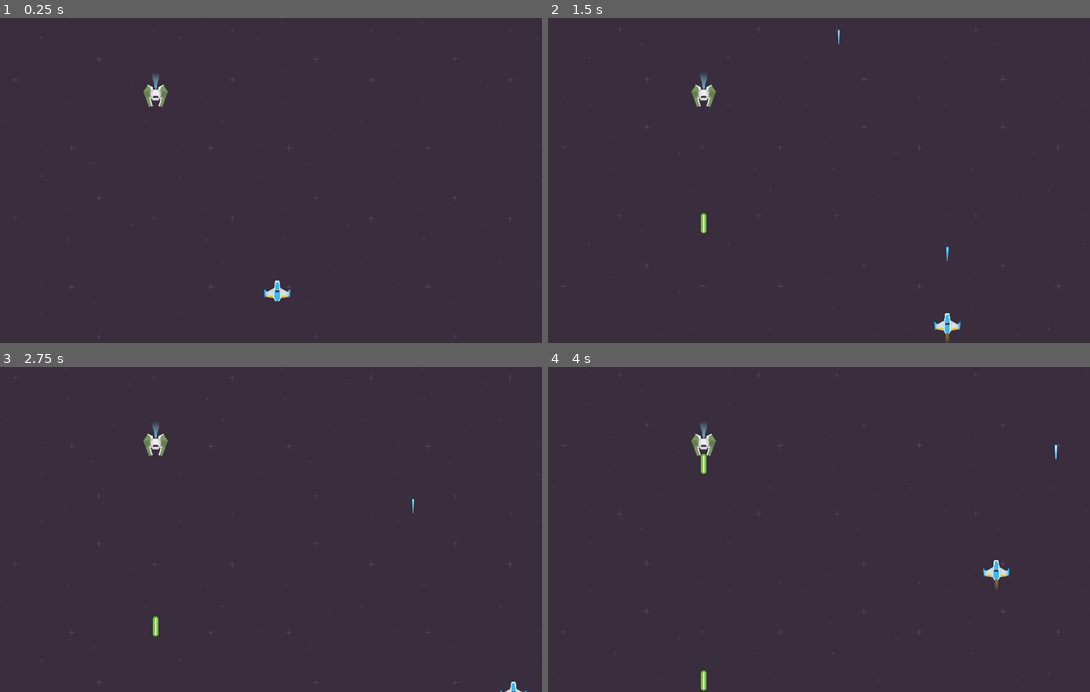
Above: before the commit, frames 1-4 (two rows, left to right).
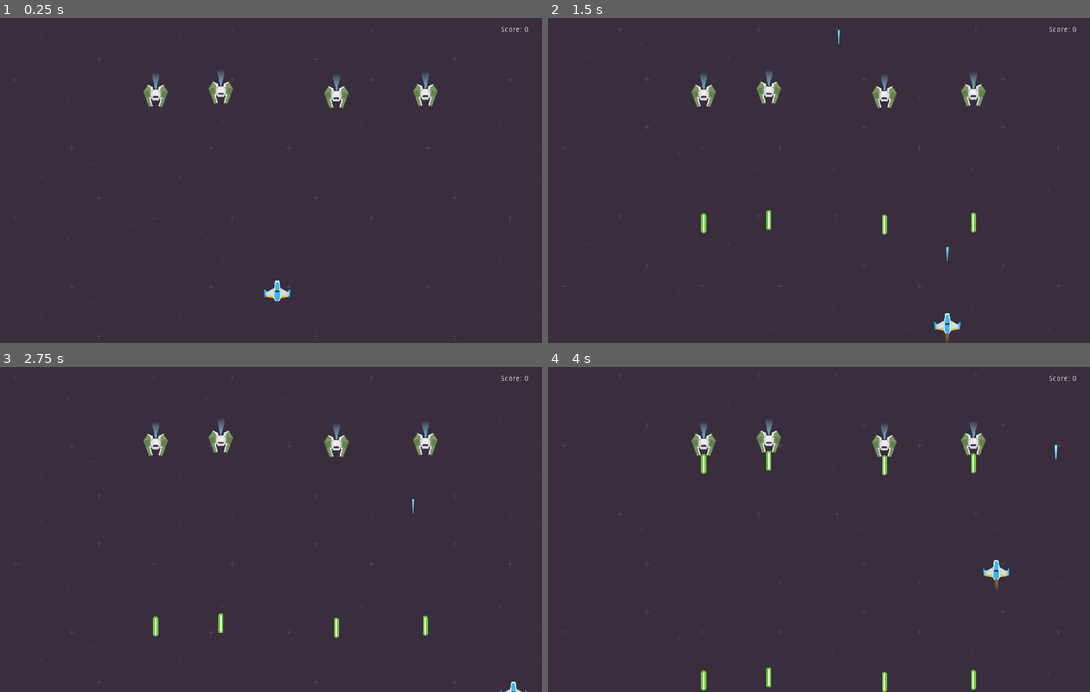
Above: after the commit, the same moments.

Repository: AJBoyle31/jack-space-game
Game: Godot game, scene res://Levels/TestLevel.tscn
The game is run twice, just before and just after one commit, with the same random seed, the same clock (stepped at 60 frames per second) and the same inputs. The project has no main scene, so this scene is started directly.
Inputs:
- Up to frame 1 (0.25 s): no input
- Up to frame 2 (1.5 s): tap Enter at 0.5 s; hold Right (move_right) 0.53-1.28 s; tap Space (fire) at 0.6, 1.35 s; hold Down (move_down) from 1.28 s (still down)
- Up to frame 3 (2.75 s): release Down (move_down) at 2.03 s; hold Right (move_right) from 2.03 s (still down); tap Space (fire) at 2.1 s
- Up to frame 4 (4 s): release Right (move_right) at 2.78 s; hold Up (move_up) 2.78-3.53 s; tap Space (fire) at 2.85, 3.6 s; hold Left (move_left) from 3.53 s (still down)

The runs differ from the first frame. In frame 1, 0.7% of the frame differs, in the area x 38-98%, y 2-28%; in frame 2, 0.9%; in frame 3, 0.9%; in frame 4, 1.1%, in the area x 38-98%, y 2-100%.

Commit message:
score working

Diff:
--- /dev/null
+++ b/HUD/HUD.gd
@@ -0,0 +1,10 @@
+extends CanvasLayer
+
+onready var scoreLabel = $Container/ScoreLabel
+
+func _ready():
+	update_score(Score.score)
+	Score.connect("score_changed", self, "update_score")
+
+func update_score(value) -> void:
+	scoreLabel.text = "Score: " + str(value)
--- /dev/null
+++ b/HUD/HUD.tscn
@@ -0,0 +1,21 @@
+[gd_scene load_steps=2 format=2]
+
+[ext_resource path="res://HUD/HUD.gd" type="Script" id=1]
+
+[node name="HUD" type="CanvasLayer"]
+script = ExtResource( 1 )
+
+[node name="Container" type="Container" parent="."]
+anchor_left = 1.0
+anchor_right = 1.0
+margin_left = -100.0
+margin_top = 15.0
+margin_bottom = 50.0
+__meta__ = {
+"_edit_use_anchors_": false
+}
+
+[node name="ScoreLabel" type="Label" parent="Container"]
+margin_right = 40.0
+margin_bottom = 14.0
+text = "Score: "
--- /dev/null
+++ b/HUD/Score.tscn
@@ -0,0 +1,6 @@
+[gd_scene load_steps=2 format=2]
+
+[ext_resource path="res://HUD/score.gd" type="Script" id=1]
+
+[node name="Score" type="Node"]
+script = ExtResource( 1 )
--- /dev/null
+++ b/HUD/score.gd
@@ -0,0 +1,21 @@
+extends Node
+
+var score: int
+
+signal score_changed(value)
+
+onready var myScore = score setget update_score
+
+func _ready():
+	checkScore()
+
+func update_score(value):
+	myScore = value
+	score = myScore
+	emit_signal("score_changed", myScore)
+
+func checkScore() -> void:
+	if myScore:
+		score = myScore
+	else:
+		score = 0
--- a/Levels/TestLevel.tscn
+++ b/Levels/TestLevel.tscn
@@ -1,8 +1,9 @@
-[gd_scene load_steps=4 format=2]
+[gd_scene load_steps=5 format=2]
 
 [ext_resource path="res://Levels/ParallaxBackground.tscn" type="PackedScene" id=1]
 [ext_resource path="res://Ships/Player/Player.tscn" type="PackedScene" id=2]
 [ext_resource path="res://Ships/NPC/GreenEnemy.tscn" type="PackedScene" id=3]
+[ext_resource path="res://HUD/HUD.tscn" type="PackedScene" id=4]
 
 [node name="TestLevel" type="Node2D"]
 
@@ -11,6 +12,20 @@
 [node name="Player" parent="." instance=ExtResource( 2 )]
 position = Vector2( 512, 504 )
 
+[node name="HUD" parent="." instance=ExtResource( 4 )]
+
+[node name="GreenEnemy2" parent="." instance=ExtResource( 3 )]
+position = Vector2( 784.877, 142.705 )
+move_enemy = false
+
 [node name="GreenEnemy" parent="." instance=ExtResource( 3 )]
 position = Vector2( 288, 144 )
 move_enemy = false
+
+[node name="GreenEnemy3" parent="." instance=ExtResource( 3 )]
+position = Vector2( 620.978, 146.378 )
+move_enemy = false
+
+[node name="GreenEnemy4" parent="." instance=ExtResource( 3 )]
+position = Vector2( 408.11, 138.054 )
+move_enemy = false
--- a/Ships/NPC/GreenEnemy.gd
+++ b/Ships/NPC/GreenEnemy.gd
@@ -8,6 +8,7 @@
 
 var velocity := Vector2.ZERO
 var direction := 1
+var score = Score
 
 func _ready():
 	if not move_enemy:
@@ -25,13 +26,14 @@
 	world.add_child(laser_shot)
 
 
-func _on_LaserTimer_timeout():
+func _on_LaserTimer_timeout() -> void:
 	fire_laser()
 
 
-func _on_MovementTimer_timeout():
+func _on_MovementTimer_timeout() -> void:
 	direction *= -1
 
 
-func _on_HurtBox_area_entered(area):
+func _on_HurtBox_area_entered(area) -> void:
+	score.myScore += 10
 	queue_free()
--- a/project.godot
+++ b/project.godot
@@ -28,6 +28,10 @@
 
 config/name="Space Fighter"
 config/icon="res://icon.png"
+
+[autoload]
+
+Score="*res://HUD/Score.tscn"
 
 [display]
 
